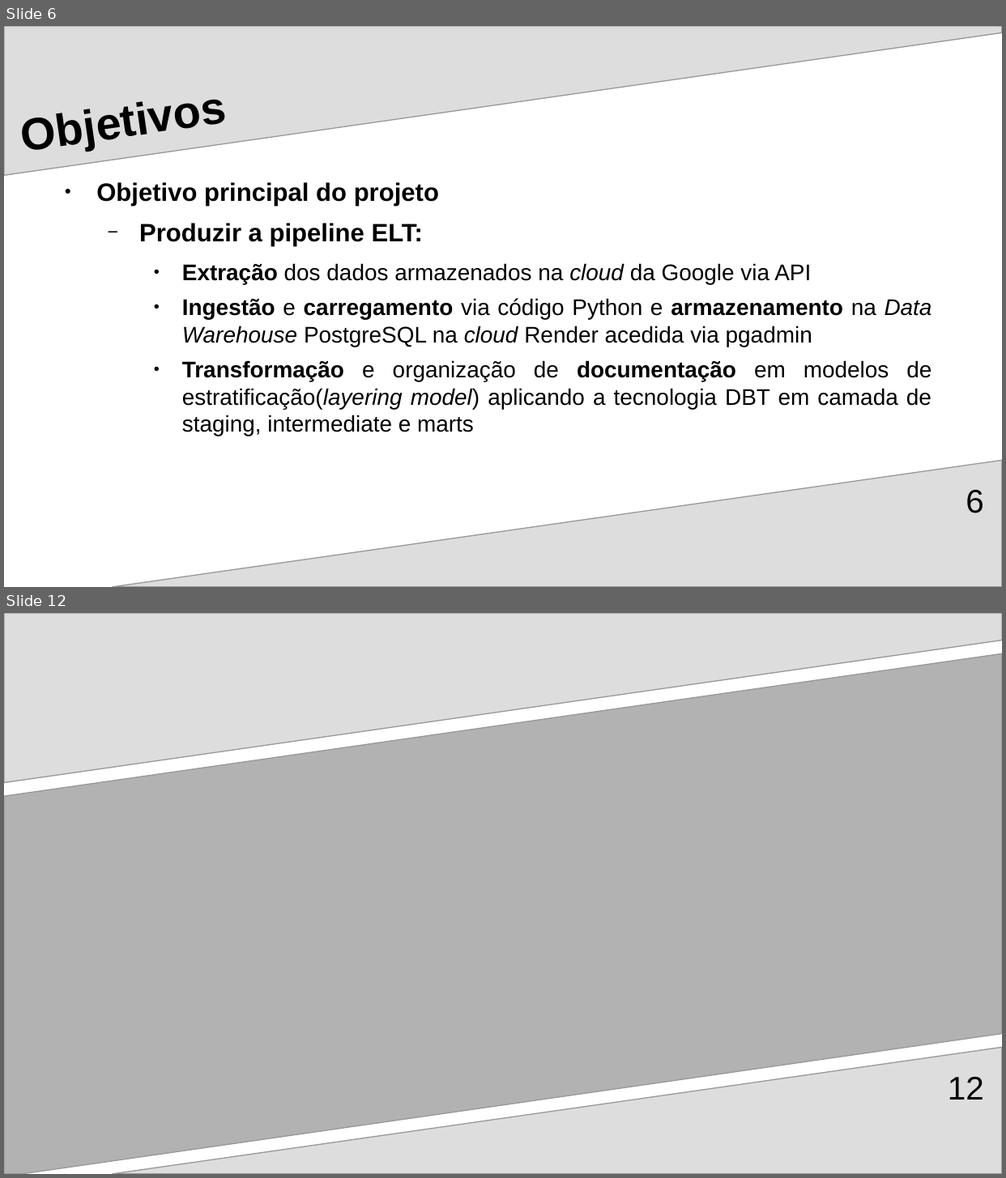
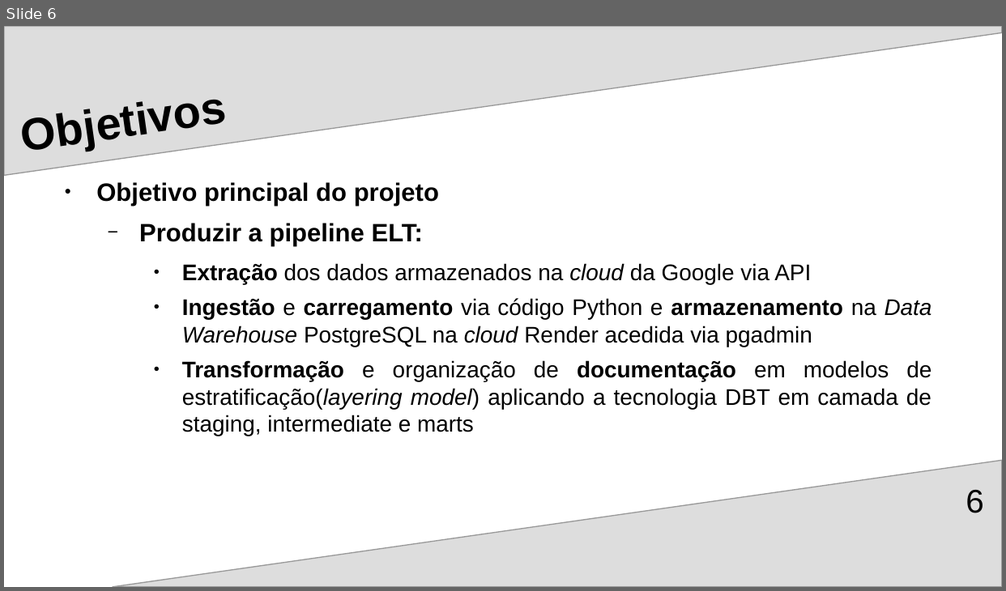
Before and after one commit to Ricardo-Santo/EDIT_DE_Applied_Project, a slide deck: RegTech/docs/DE_Project_Presentation_2025.odp. Shown one above the other, each under a label of ours: slides 6 and 12 before the commit, slide 6 after it; the slides between them are not shown. The pictures are 1006x1178 and 1006x591 pixels, drawn with LibreOffice and Linux fonts; fonts in the diff are those of the drawing. Boxes give left, top, right and bottom in pixels: in the first picture for what was removed or moved away, otherwise in the second. Text is boxed around its words. In the diff, an @@ line names an element or a change of style, - is before the commit and + after.

```diff
--- a/RegTech/docs/DE_Project_Presentation_2025.odp
+++ b/RegTech/docs/DE_Project_Presentation_2025.odp
@@ slide 12 removed at box(4, 613, 1002, 1174), background #FFFFFF; not listed: 1 template element that a slide beside it also shows @@
@@ freeform shape removed at box(4, 613, 1002, 783) @@
@@ freeform shape removed at box(4, 653, 1002, 1174) @@
@@ page number removed at box(948, 1077, 984, 1100) @@
-12
```
Also in this commit, not shown: 5 slides changed, 8 slides added, 1 other slide removed, 2 other files.
